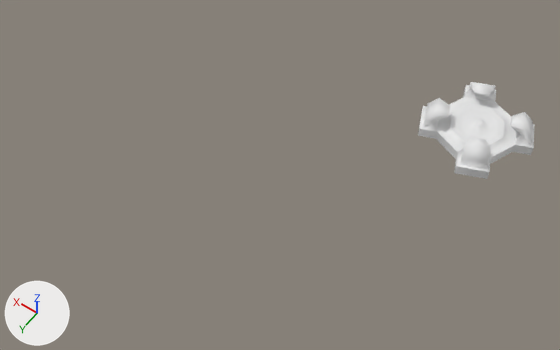
A saved change to the FBX model MockUp/Assets/Meshes/Trash/beaconHooks.fbx.
Rendered twice from a 50 mm camera at (-9.46, 4.99, 14.44) aimed at (-3.05, -3.99, 0.33). Lighting does not change. The marker at lower left points along +X, +Y and +Z. Where no turn or scale is listed for an object, it has been applied to the vertices.
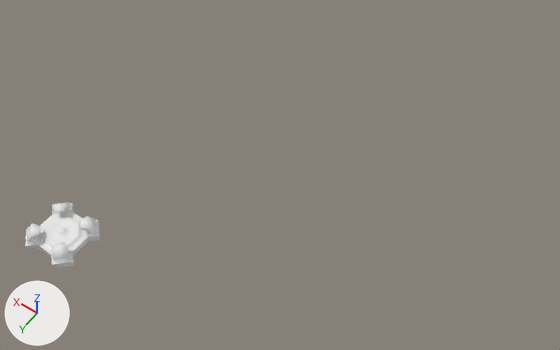
Where the newer file only moved an object's origin or applied its transform, the numbers keep the older frame.

Edits to the bpy script that builds the scene:
```text
Change me_circle_004:
    where me_circle_004.from_pydata(...)  # 32 vertices, 16 faces; spans x -1.0..1.0, y 0.21..2.21, z 0.26..0.32
    used by ob_circle_007; location = (-6.07, -9.18, 0.07)
    me_circle_004 part 2: the whole mesh is turned 22.7 degrees about the z axis through its middle and scaled by 0.583, then moved by (6.07, 7.98, -0.2)
Change me_circle_008:
    where me_circle_008.from_pydata(...)  # 32 vertices, 16 faces; spans x -1.4..1.4, y -0.19..2.6, z 0.0..0.26
    used by ob_circle_011; location = (-6.07, -9.18, 0.07)
    me_circle_008 part 1: the whole mesh is turned 22.7 degrees about the z axis through its middle and scaled by 0.583, then moved by (6.07, 7.98, -0.13)
Add me_circle_003_1:
    me_circle_003_1.from_pydata(...)  # 144 vertices, 93 faces; spans x -0.717..0.717, y -0.717..0.717, z -0.2..0.222
Remove ob_circle:
    ob_circle = bpy.data.objects.new('Circle', me_circle_003)
    ob_circle.location = (-6.07, -9.18, 0.07)
Add ob_beaconhooks:
    ob_beaconhooks = bpy.data.objects.new('BeaconHooks', me_circle_003_1)
    ob_beaconhooks.location = (0.0, 0.0, 0.19)
```

What differs and where, as boxes [x1, y1, x2, y2] in the pictures (560 x 350 px):
'Circle', deleted: before [419, 82, 535, 172]
'BeaconHooks', added: after [25, 202, 99, 264]
'Circle.007', mesh turned: before [437, 97, 516, 158]; after [37, 212, 87, 255]
'Circle.011', mesh turned: before [418, 86, 533, 179]; after [26, 203, 100, 268]
